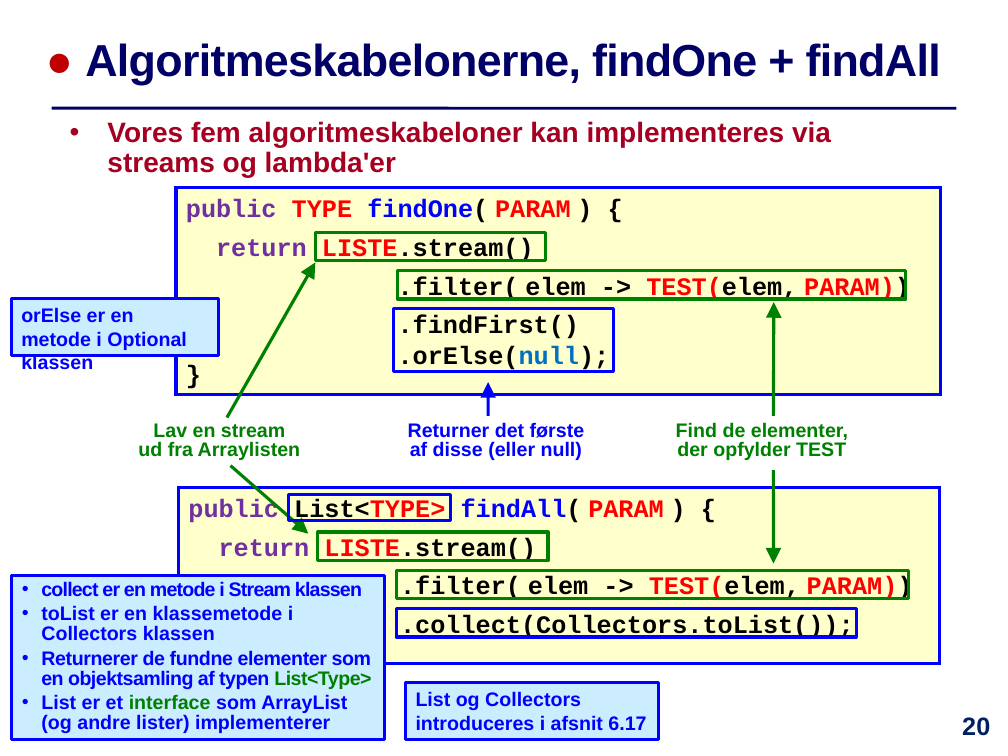
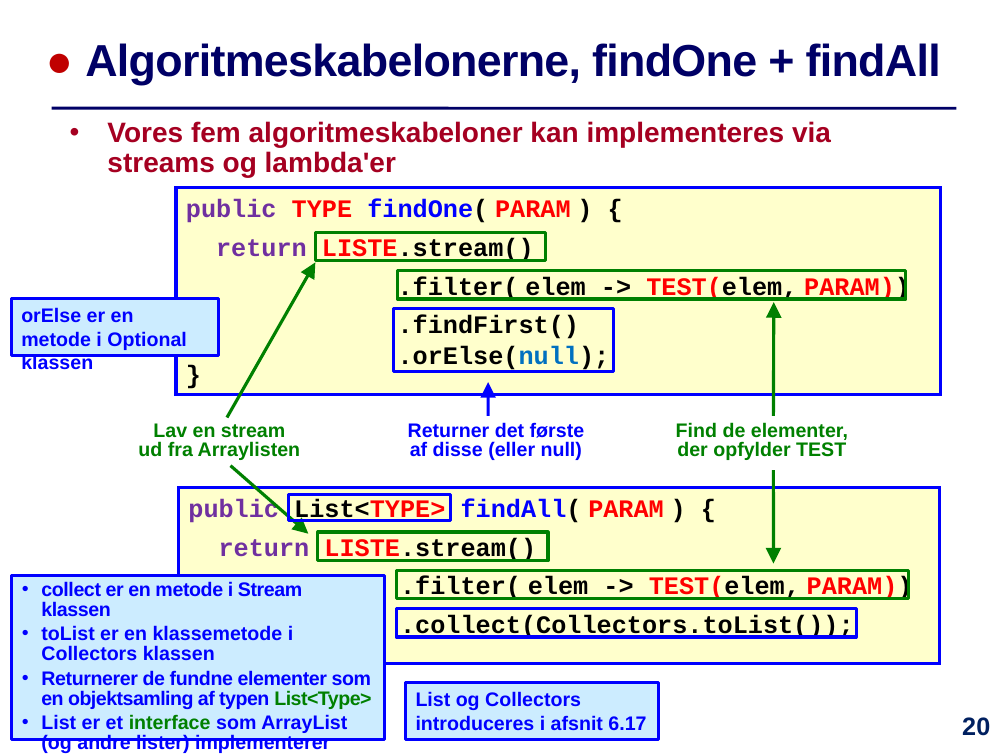
Before and after one commit to IntProgAU/Materiale, a slide deck: slide 20 of web/e21/uge_5b/Slides-Uge5-Torsdag.pptx. Drawn at 1008x756 pixels with LibreOffice and Linux fonts; fonts in the diff are those of the drawing. Boxes give left, top, right and bottom in pixels: in the first picture for what was removed or moved away, otherwise in the second. Text is boxed around its words. In the diff, an @@ line names an element or a change of style, - is before the commit and + after.

```diff
--- a/web/e21/uge_5b/Slides-Uge5-Torsdag.pptx
+++ b/web/e21/uge_5b/Slides-Uge5-Torsdag.pptx
@@ text in rectangle at (41, 581, 302, 617): letter spacing -0.6 to -0.3 pt in "collect er en metode i Stream klassen" @@
```
Also in this commit, not shown: 8 other slides changed, 1 other file.
